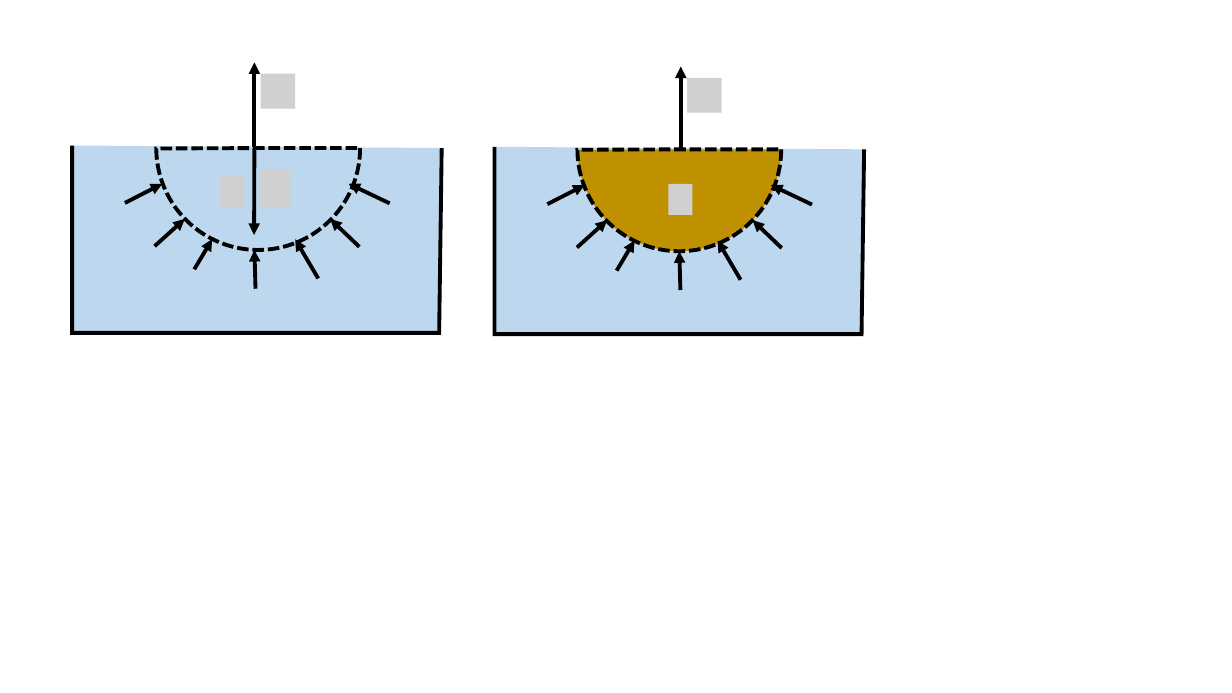
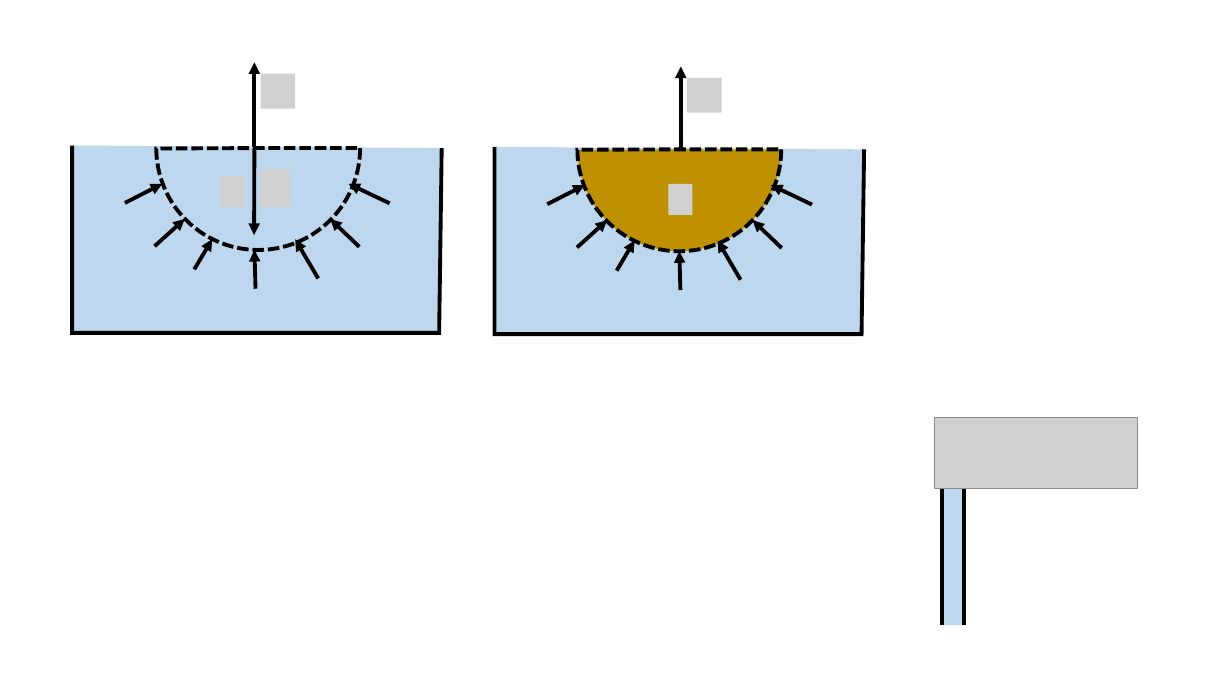
Before and after one commit to OSTP/PhysicsArtofModelling, a slide deck: slide 5 of tex/figures/FluidMechanics/Figures.pptx. Drawn at 1232x693 pixels with LibreOffice and Linux fonts; fonts in the diff are those of the drawing; grey boxes stand for pictures. Boxes give left, top, right and bottom in pixels: in the first picture for what was removed or moved away, otherwise in the second. Text is boxed around its words. In the diff, an @@ line names an element or a change of style, - is before the commit and + after.

```diff
--- a/tex/figures/FluidMechanics/Figures.pptx
+++ b/tex/figures/FluidMechanics/Figures.pptx
@@ group added at bbox=[934, 418, 1138, 626]: 2 lines, 1 rectangle, 1 picture @@
```
Also in this commit, not shown: 4 slides added, 1 slide removed, 7 other files.
